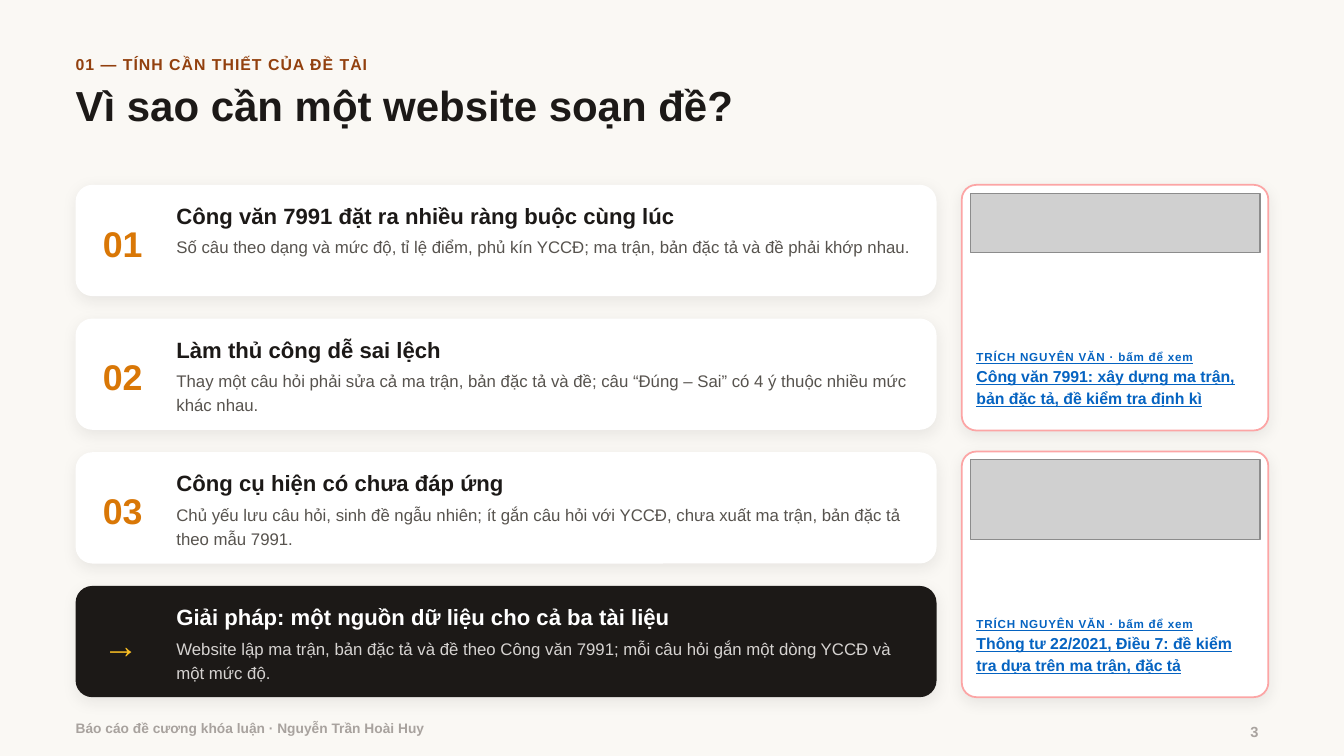
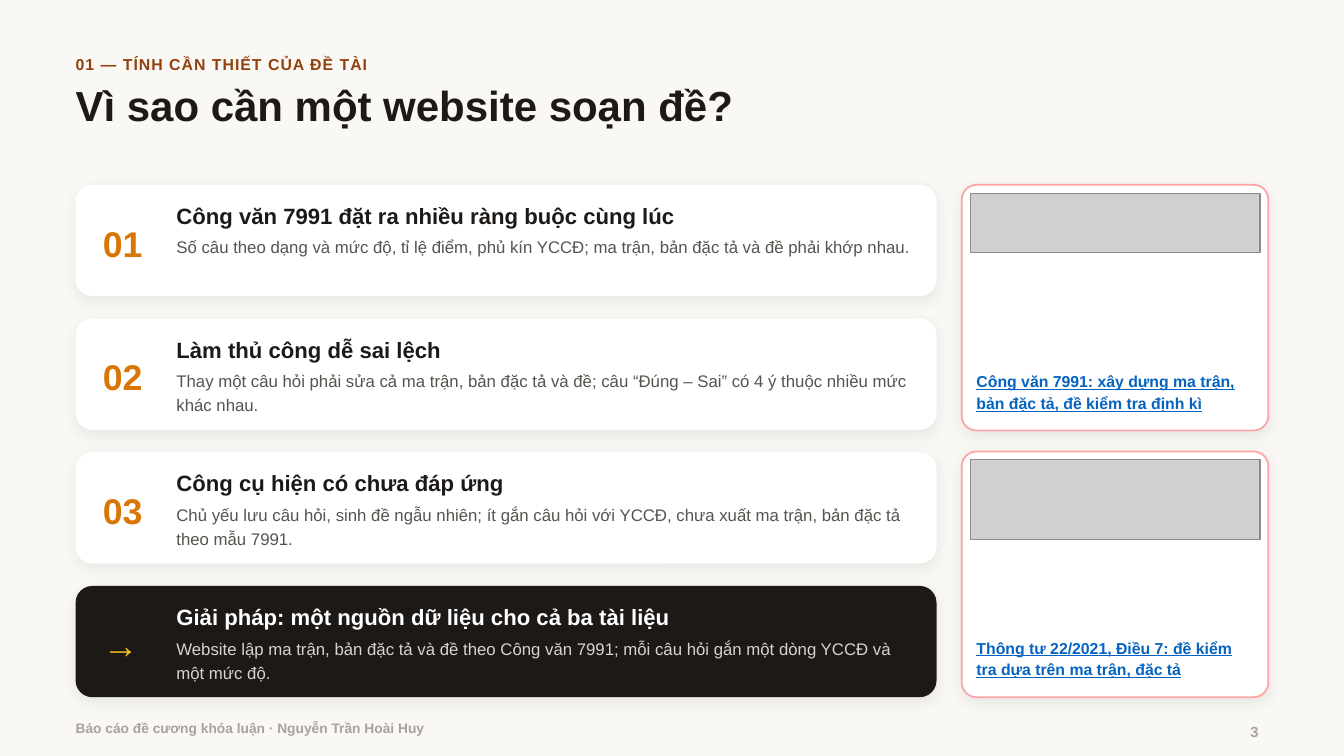
Before and after one commit to hoaihuy2609/kltn, a slide deck: slide 3 of tai-ve/Bao_cao_de_cuong.pptx. Drawn at 1344x756 pixels with LibreOffice and Linux fonts; fonts in the diff are those of the drawing; grey boxes stand for pictures; background and template pictures are left out. Boxes give left, top, right and bottom in pixels: in the first picture for what was removed or moved away, otherwise in the second. Text is boxed around its words. In the diff, an @@ line names an element or a change of style, - is before the commit and + after.

```diff
--- a/tai-ve/Bao_cao_de_cuong.pptx
+++ b/tai-ve/Bao_cao_de_cuong.pptx
@@ text at (976, 352, 1193, 364): paragraph removed @@
-TRÍCH NGUYÊN VĂN · bấm để xem
@@ text "Công văn 7991: xây dựng ...": place and size @@
-text "Công văn 7991: xây dựng ..." at (976, 352, 1234, 408)
+text "Công văn 7991: xây dựng ..." at (976, 375, 1234, 413)
@@ text at (976, 619, 1193, 631): paragraph removed @@
-TRÍCH NGUYÊN VĂN · bấm để xem
@@ text "Thông tư 22/2021, Điều 7: ...": place and size @@
-text "Thông tư 22/2021, Điều 7: ..." at (976, 619, 1232, 674)
+text "Thông tư 22/2021, Điều 7: ..." at (976, 641, 1232, 678)
```
Also in this commit, not shown: 2 other slides changed, 5 other files.
